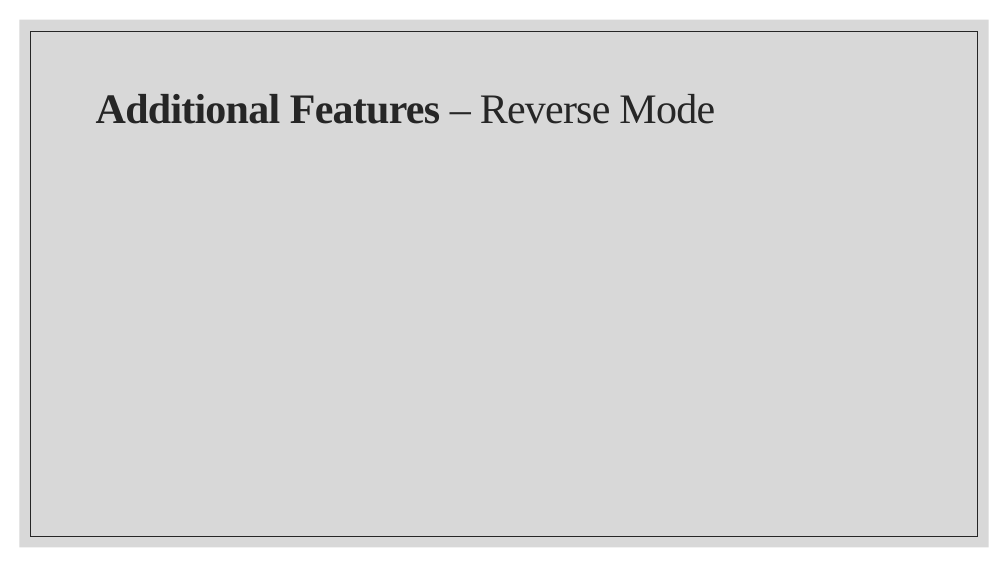
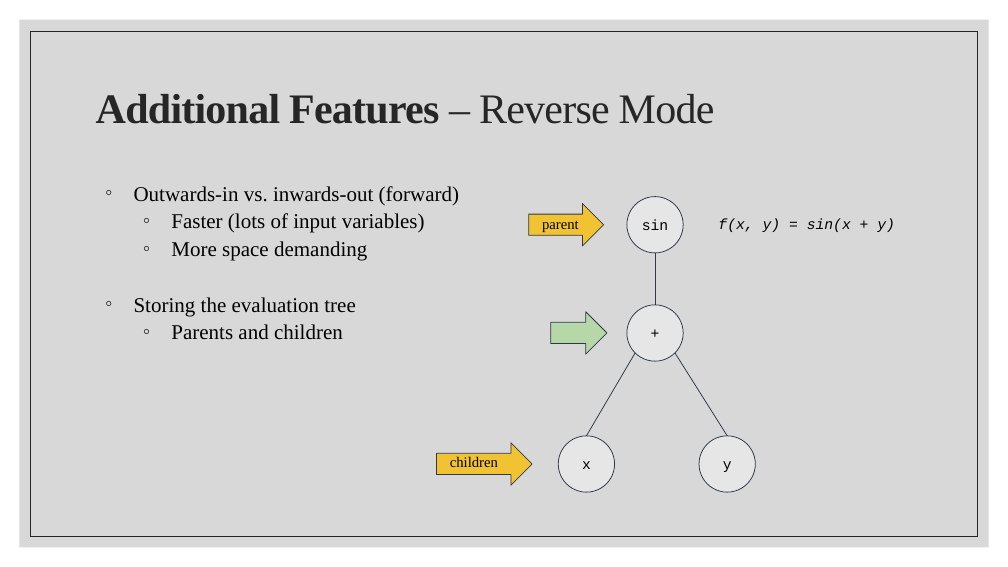
Before and after one commit to the-differentiators/cs207-FinalProject, a slide deck: slide 7 of docs/cs207-presentation.pptx. Drawn at 1008x567 pixels with LibreOffice and Linux fonts; fonts in the diff are those of the drawing. Boxes give left, top, right and bottom in pixels: in the first picture for what was removed or moved away, otherwise in the second. Text is boxed around its words. In the diff, an @@ line names an element or a change of style, - is before the commit and + after.

```diff
--- a/docs/cs207-presentation.pptx
+++ b/docs/cs207-presentation.pptx
@@ text added at (134,186,460,339), 20 pt, text #000000 @@
+◦ Outwards-in vs. inwards-out (forward)
+  ◦ Faster (lots of input variables)
+  ◦ More space demanding
+◦ Storing the evaluation tree
+  ◦ Parents and children
@@ right arrow added at (529,203,603,246), fill #F1C232, outline #2E3948 0.75 pt @@
@@ ellipse added at (627,197,683,253), fill #E7E6E6, outline #2E3948 0.75 pt @@
@@ text added at (542,221,579,232), 14 pt, text #000000 @@
+parent
@@ text added at (642,219,668,230), 14 pt, text #000000 @@
+sin
@@ text added at (718,218,895,232), 14 pt, text #000000, italic @@
+f(x, y) = sin(x + y)
@@ line added from (655, 305) to (655, 253), #2E3948 0.75 pt @@
@@ right arrow added at (551,312,606,354), fill #B6D7A8, outline #2E3948 0.75 pt @@
@@ ellipse added at (627,305,683,361), fill #E7E6E6, outline #2E3948 0.75 pt @@
@@ text added at (629,320,681,346), 14 pt, text #000000 @@
++
@@ line added from (635, 353) to (587, 436), #2E3948 0.75 pt @@
@@ line added from (675, 353) to (727, 436), #2E3948 0.75 pt @@
@@ right arrow added at (436,443,532,485), fill #F1C232, outline #2E3948 0.75 pt @@
@@ ellipse added at (558,436,614,492), fill #E7E6E6, outline #2E3948 0.75 pt @@
@@ ellipse added at (699,436,755,492), fill #E7E6E6, outline #2E3948 0.75 pt @@
@@ text added at (450,456,498,467), 14 pt, text #000000 @@
+children
@@ text added at (582,461,591,469), 14 pt, text #000000 @@
+x
@@ text added at (723,461,732,472), 14 pt, text #000000 @@
+y
```
Also in this commit, not shown: 5 other slides changed, 3 slides added, 3 slides removed, 1 other file.
